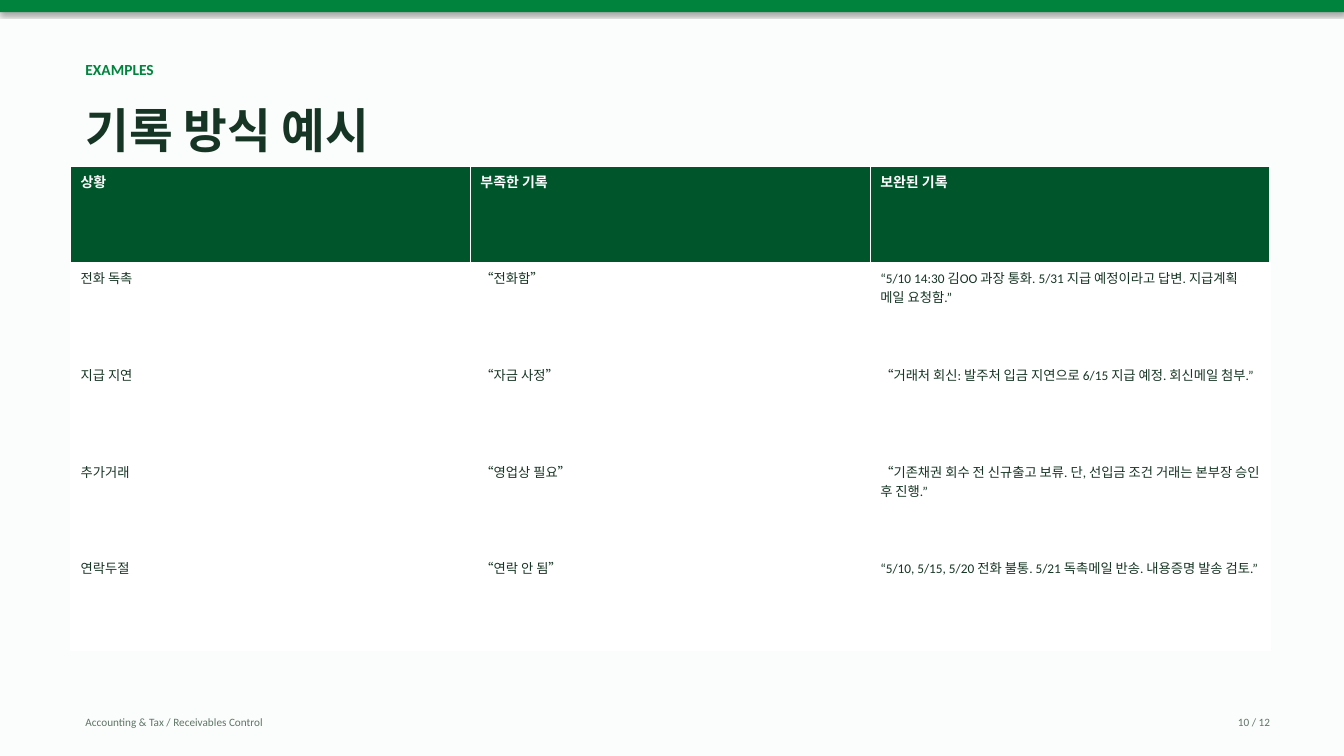
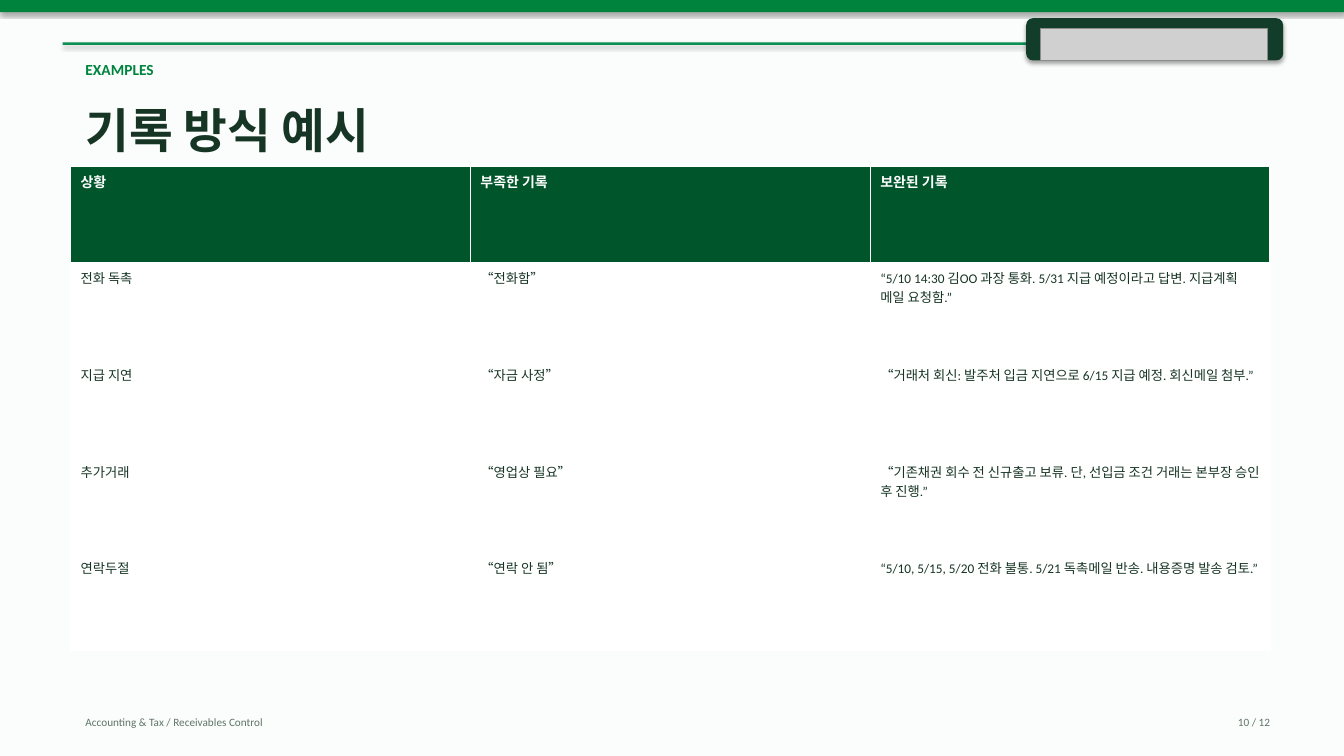
Before and after one commit to joshphlee96/receivables-baddebt-guide, a slide deck: slide 10 of receivables-tax-considerations.pptx. Drawn at 1344x756 pixels with LibreOffice and Linux fonts; fonts in the diff are those of the drawing; grey boxes stand for pictures. Boxes give left, top, right and bottom in pixels: in the first picture for what was removed or moved away, otherwise in the second. Text is boxed around its words. In the diff, an @@ line names an element or a change of style, - is before the commit and + after.

```diff
--- a/receivables-tax-considerations.pptx
+++ b/receivables-tax-considerations.pptx
@@ rounded rectangle added at (x1=1026, y1=18, x2=1284, y2=60), fill #123D2A @@
@@ picture added at (x1=1041, y1=28, x2=1267, y2=60) @@
@@ rectangle added at (x1=63, y1=42, x2=1247, y2=45), fill #0B8F55 @@
```
Also in this commit, not shown: 11 other slides changed, 2 other files.
